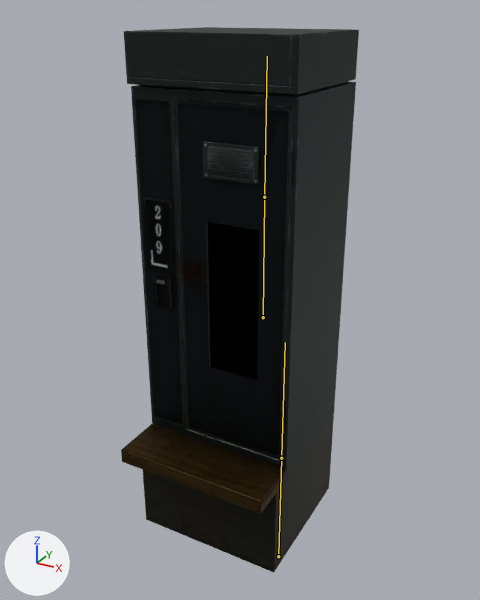
Before and after pictures for a commit that changed the FBX model Framework/Client/Bin/Resources/Models/Map/Prop/Gimmick/sm44/sm44_005_electroniclocker01a_Anim.fbx.
Before and after are seen from a camera (50 mm lens) standing at (0.97, -2.13, 2.31) and looking at (-0.25, 0.09, 1.2). Arrows for +X, +Y and +Z are at lower left; the lights stay in place. The bones that bend it are drawn over the model as lines.

In view in the first picture: 'LOD_1_Group_0_Sub_1__sm44_005_ElectronicLocker01A_A_Mat', 'LOD_1_Group_101_Sub_1__sm44_005_ElectronicLocker01A_B_Mat', 'LOD_1_Group_1_Sub_2__sm21_001_FireHydrant01A_A_Mat__Env_Alpha', 'LOD_1_Group_205_Sub_1__sm44_005_ElectronicLocker01A_B_Mat'.
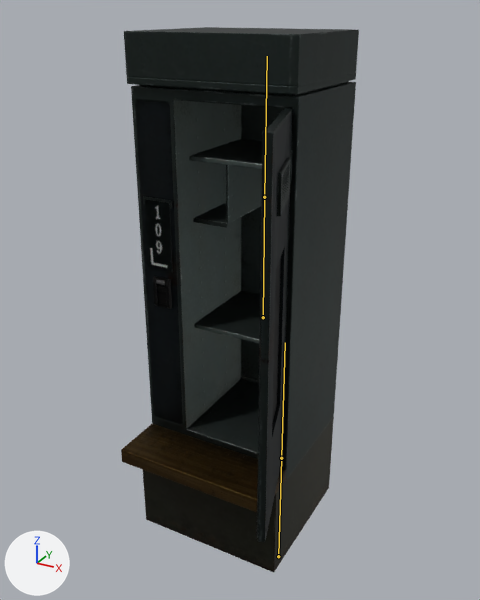
The newer file adds an action. The first version stands in its rest pose; the second is drawn at frame 36 of the action 'root|Open'.

The edits, one by one:
Bone '_01' (bone_01) turns from (0, 0, 0) to (0, 108, 0) degrees about its own x, y and z.

Pixel boxes (x1, y1, x2, y2) of what changed, in the pictures (480 x 600 px):
'LOD_1_Group_1_Sub_2__sm21_001_FireHydrant01A_A_Mat__Env_Alpha', posed (70% narrower, 20% taller)
    before: (174, 100, 292, 461)
    after: (257, 108, 292, 542)
